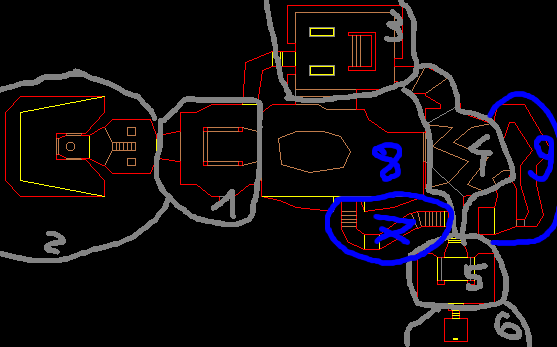
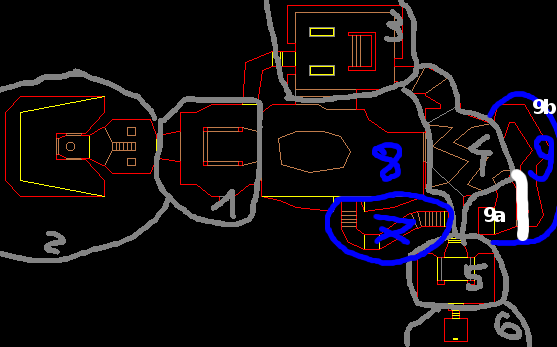
The second w=557, h=347 image is a revision of the first. Changes to its layers:
added layer "9b" above "9a" over (533, 99, 556, 114)
added layer "9a" above "Tło (200ms)" over (484, 207, 505, 222)
painted on "Tło (200ms)" over (511, 169, 529, 241)
